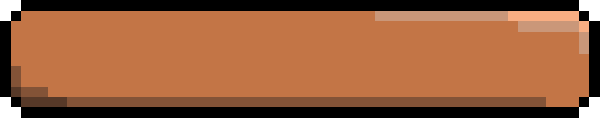
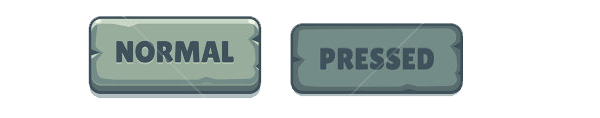
Layers edited between the first and the second 600 × 118 image:
renamed "emptyButton" to "emptyButton1", hid it, moved it into group "button1" over (x1=0, y1=0, x2=600, y2=118)
added group "ReferencesImages" with 4 layers over (x1=0, y1=0, x2=600, y2=118)
added layer "Layer 1" in group "ReferencesImages" over (x1=88, y1=16, x2=464, y2=99)
